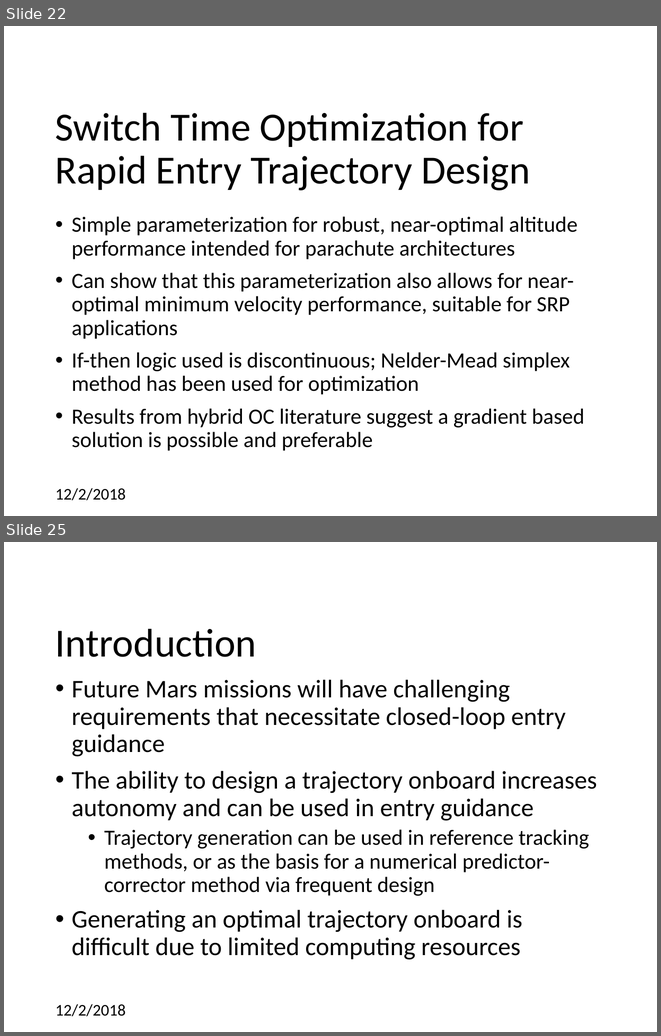
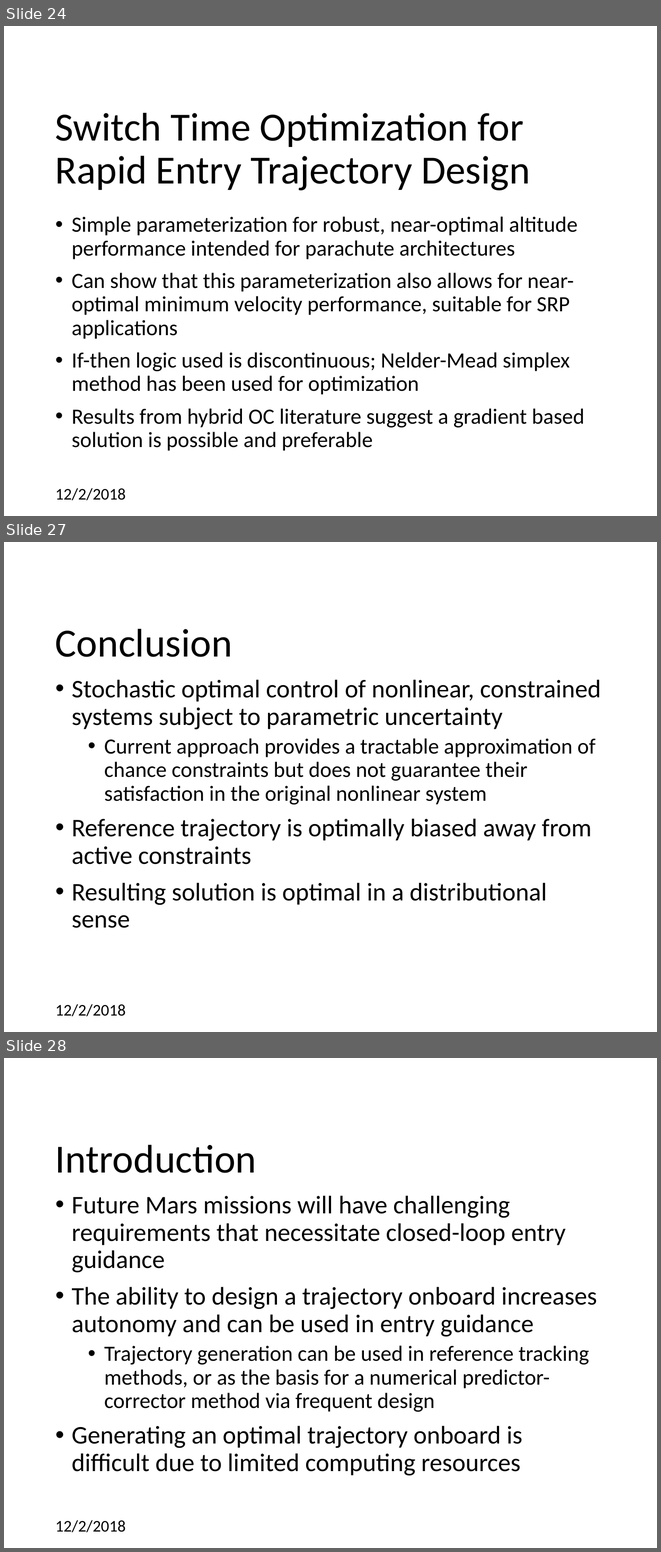
Before and after one commit to CDNoyes/EDL-Py, a slide deck: Documents/Qual Exam.pptx. Shown one above the other, each under a label of ours: slides 22 and 25 before the commit, slides 24, 27 and 28 after it; the slides between them are not shown. The pictures are 661x1036 and 661x1552 pixels, drawn with LibreOffice and Linux fonts; fonts in the diff are those of the drawing; background and template pictures are left out. Boxes give left, top, right and bottom in pixels: in the first picture for what was removed or moved away, otherwise in the second. Text is boxed around its words. In the diff, an @@ line names an element or a change of style, - is before the commit and + after.

```diff
--- a/Documents/Qual Exam.pptx
+++ b/Documents/Qual Exam.pptx
@@ slide 27 added at (4,542,657,1032), background #FFFFFF @@
@@ title added at (55,628,232,657), 44 pt, text #000000 @@
+Conclusion
@@ text added at (72,679,601,928), 28 pt, text #000000 @@
+• Stochastic optimal control of nonlinear, constrained systems subject to parametric uncertainty
+  • Current approach provides a tractable approximation of chance constraints but does not guarantee their satisfaction in the original nonlinear system
+• Reference trajectory is optimally biased away from active constraints
+• Resulting solution is optimal in a distributional sense
@@ text added at (55,1004,126,1016), 18 pt, text #000000 @@
+12/2/2018
@@ what was slide 22 is now slide 24 @@
@@ what was slide 25 is now slide 28 @@
```
Also in this commit, not shown: 15 slides changed, 2 other slides added.
